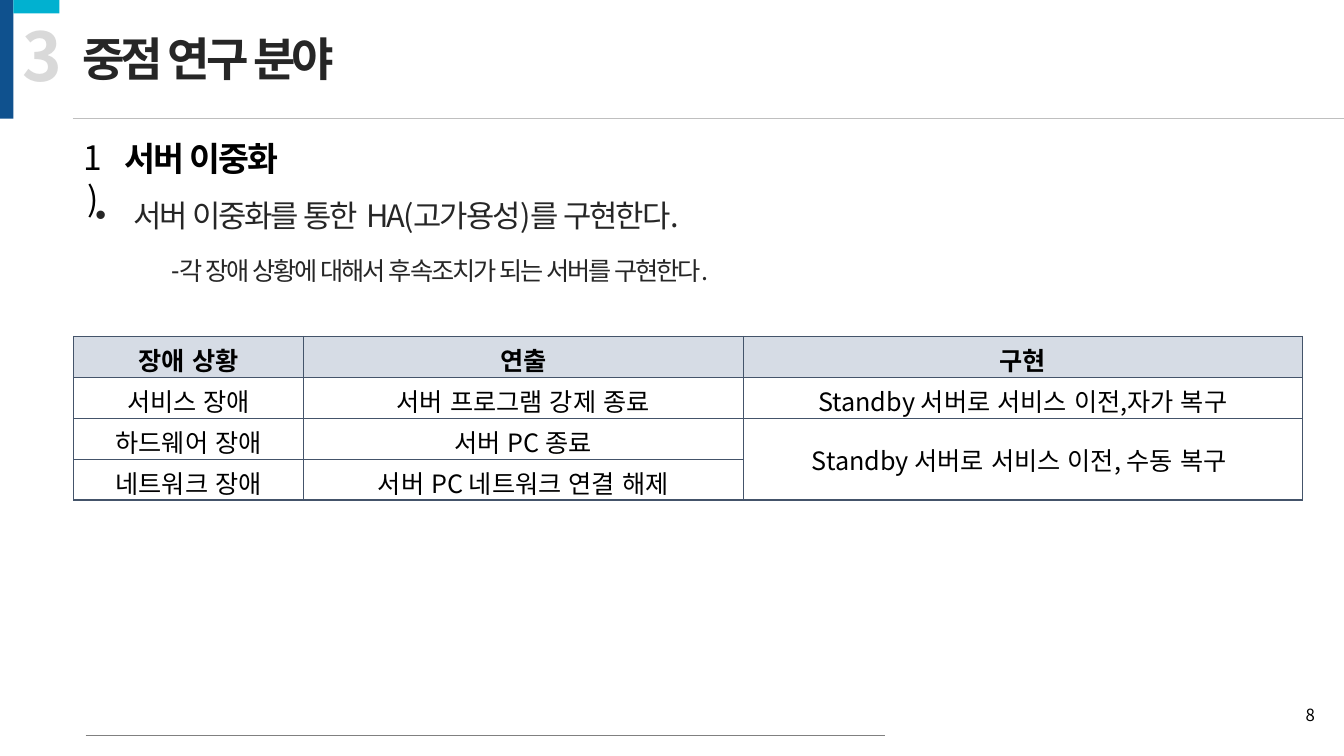
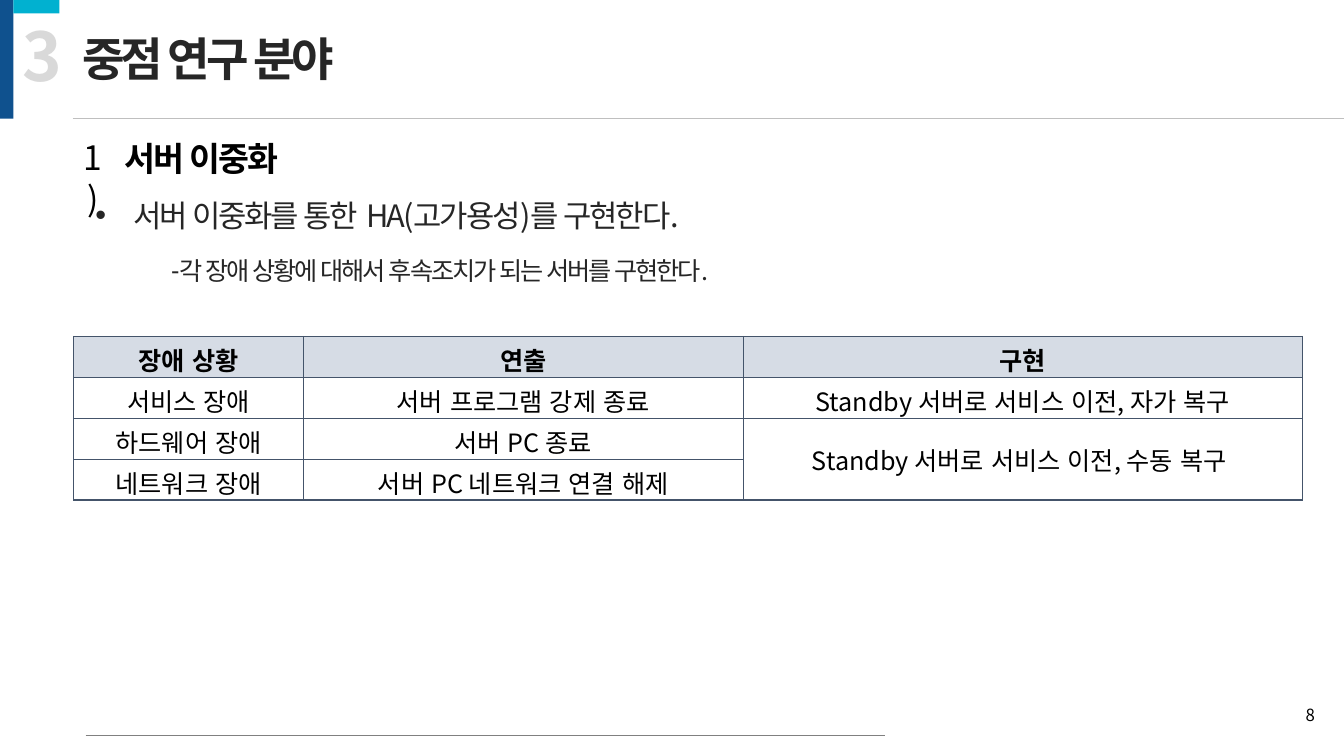
Before and after one commit to kiption/XD, a slide deck: slide 8 of 졸작_기획/[수정][제안서] Revenger_김승환_허재성_이세철.pptx. Drawn at 1344x756 pixels with LibreOffice and Linux fonts; fonts in the diff are those of the drawing. Boxes give left, top, right and bottom in pixels: in the first picture for what was removed or moved away, otherwise in the second. Text is boxed around its words. In the diff, an @@ line names an element or a change of style, - is before the commit and + after.

```diff
--- a/졸작_기획/[수정][제안서] Revenger_김승환_허재성_이세철.pptx
+++ b/졸작_기획/[수정][제안서] Revenger_김승환_허재성_이세철.pptx
@@ table at [74,337,1303,500] @@
-row 2, column 3: Standby 서버로 서비스 이전,자가 복구
+row 2, column 3: Standby 서버로 서비스 이전, 자가 복구
```
Also in this commit, not shown: 1 other slide changed.
